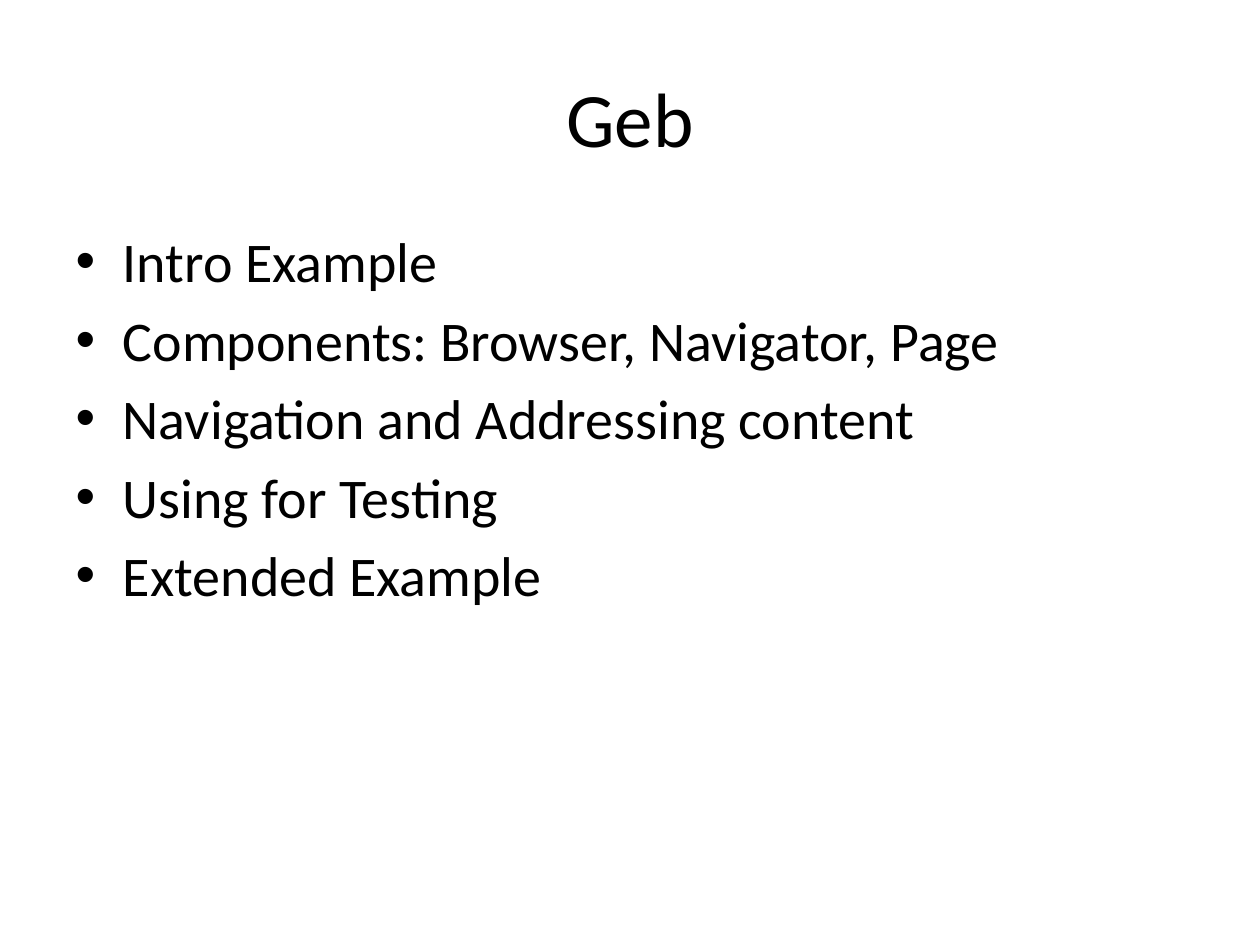
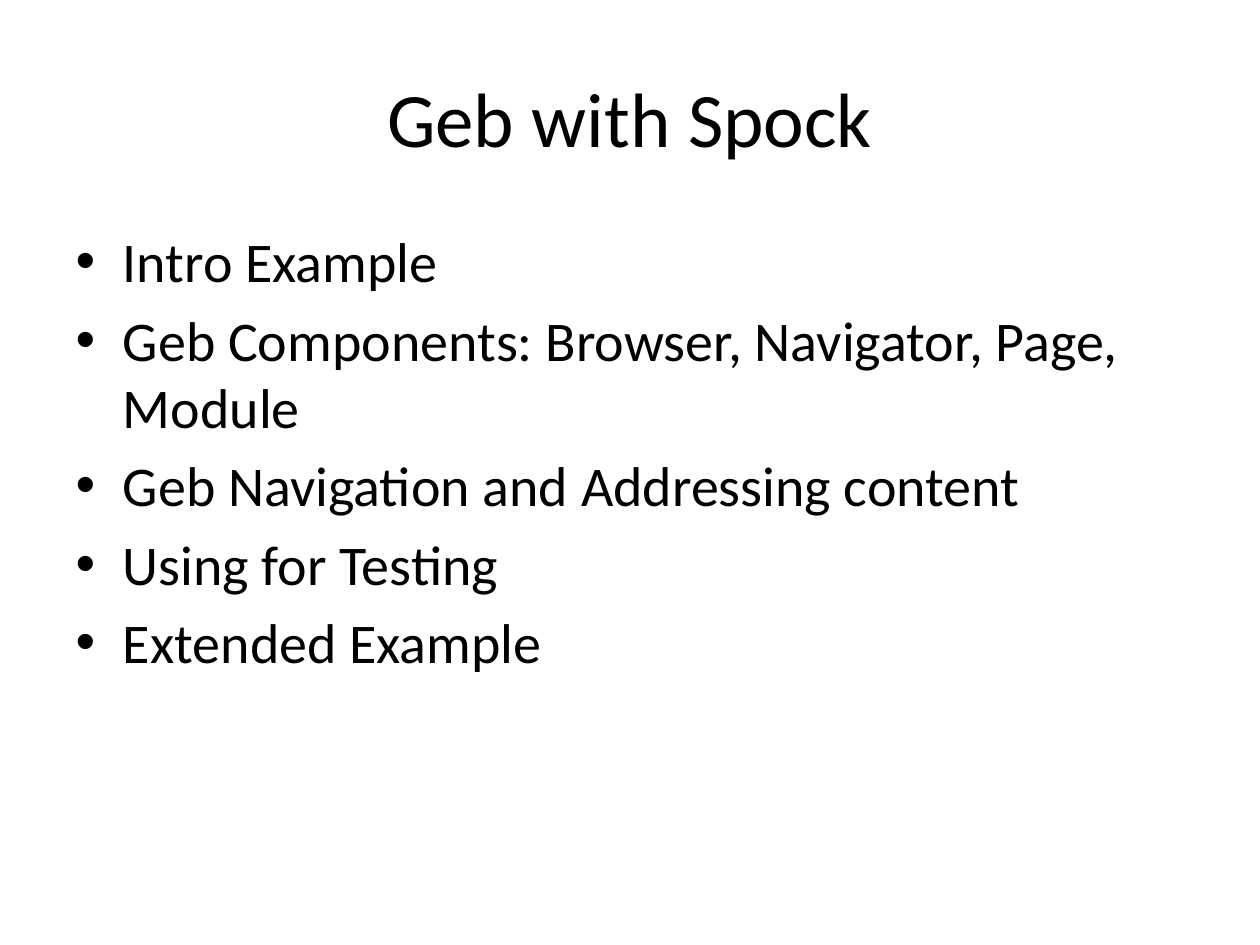
Before and after one commit to RichardAlexanderGreen/example-geb, a slide deck: slide 9 of GebTalk.pptx. Drawn at 1260x945 pixels with LibreOffice and Linux fonts; fonts in the diff are those of the drawing. Boxes give left, top, right and bottom in pixels: in the first picture for what was removed or moved away, otherwise in the second. Text is boxed around its words. In the diff, an @@ line names an element or a change of style, - is before the commit and + after.

```diff
--- a/GebTalk.pptx
+++ b/GebTalk.pptx
@@ title at bbox=[387, 93, 872, 160]: text changed @@
-Geb
+Geb with Spock
@@ text at bbox=[123, 322, 1118, 516]: text changed @@
-• Components: Browser, Navigator, Page
-• Navigation and Addressing content
+• Geb Components: Browser, Navigator, Page, Module
+• Geb Navigation and Addressing content
```
Also in this commit, not shown: 8 other slides changed.
